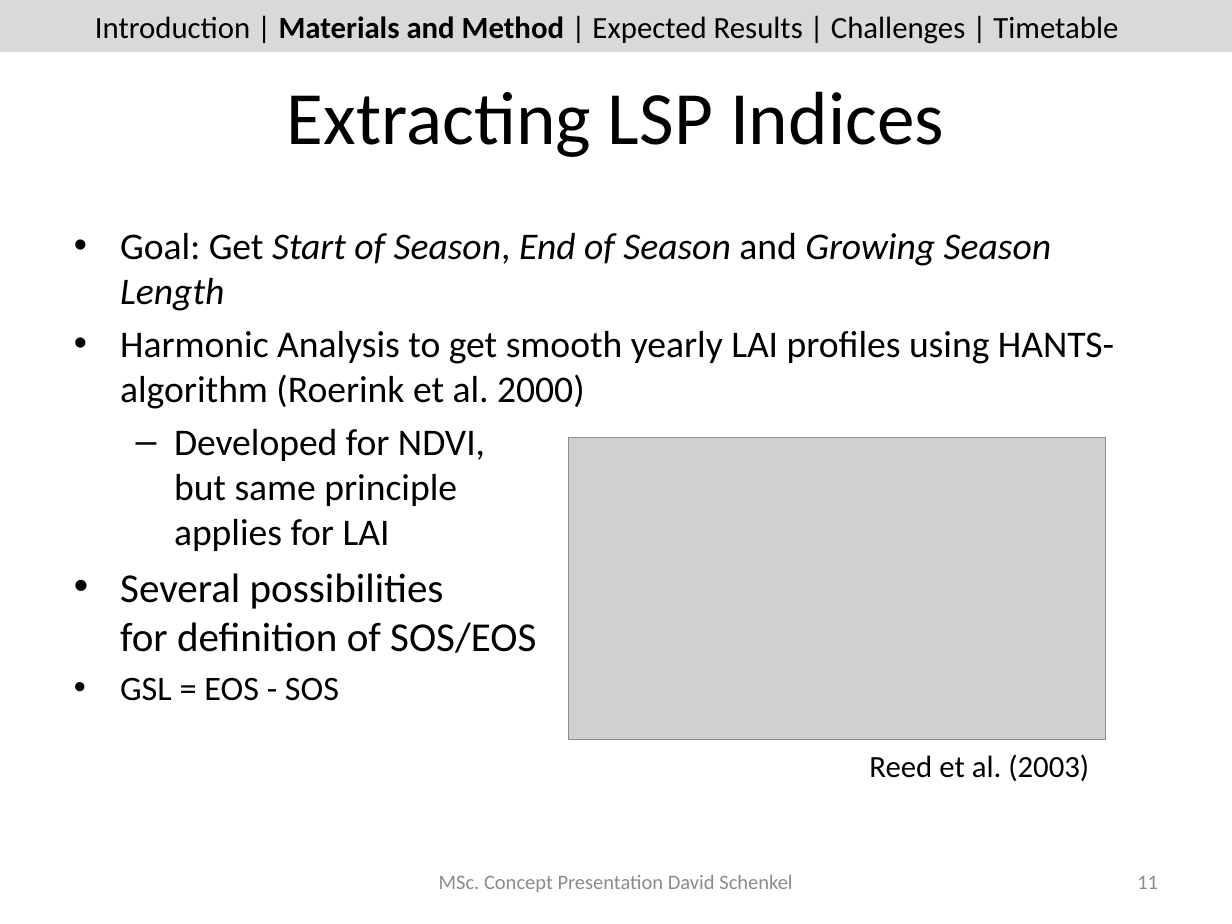
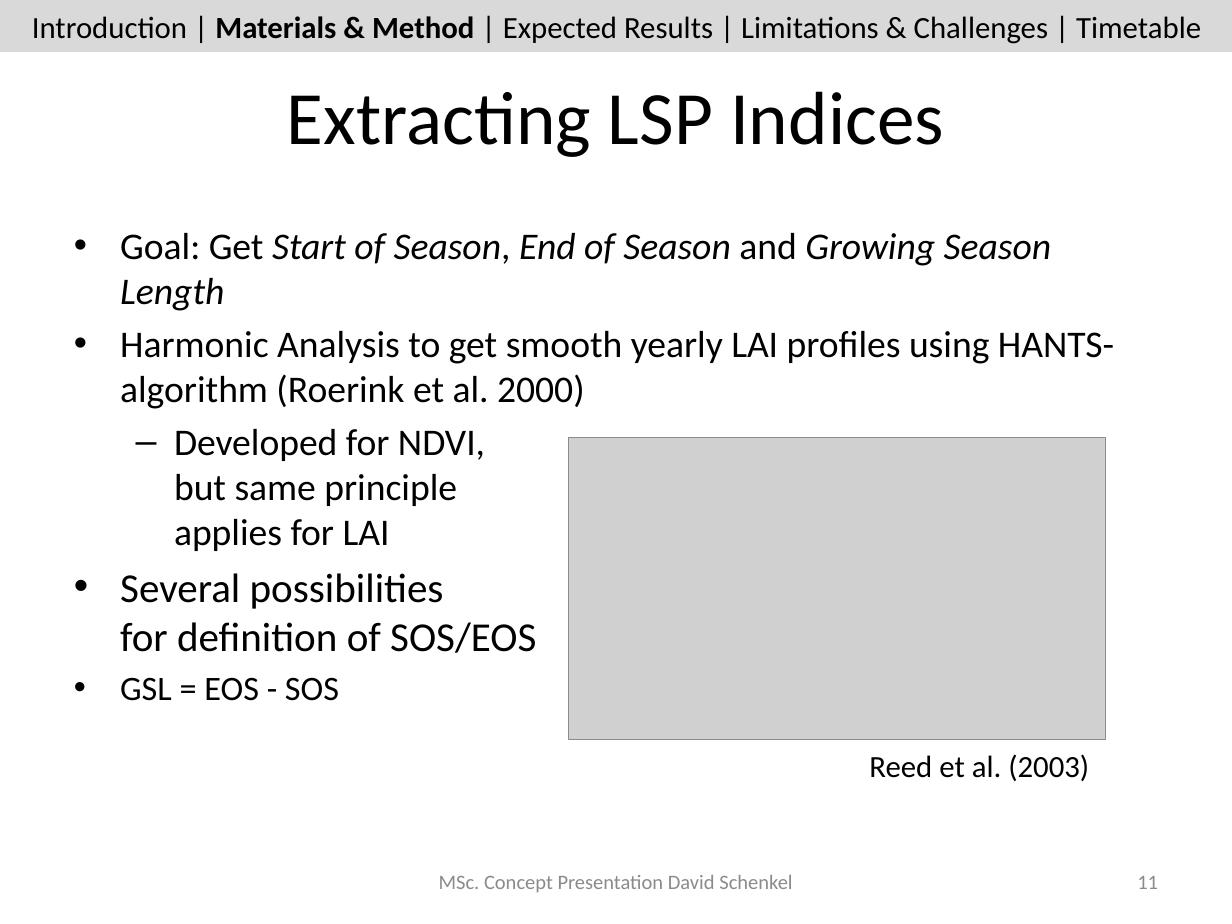
Before and after one commit to dschenkel/geo511, a slide deck: slide 11 of concept_presentation.pptx. Drawn at 1232x924 pixels with LibreOffice and Linux fonts; fonts in the diff are those of the drawing; grey boxes stand for pictures. Boxes give left, top, right and bottom in pixels: in the first picture for what was removed or moved away, otherwise in the second. Text is boxed around its words. In the diff, an @@ line names an element or a change of style, - is before the commit and + after.

```diff
--- a/concept_presentation.pptx
+++ b/concept_presentation.pptx
@@ text at (32, 16, 1201, 44): text changed @@
-Introduction | Materials and Method | Expected Results | Challenges | Timetable
+Introduction | Materials & Method | Expected Results | Limitations & Challenges | Timetable
```
Also in this commit, not shown: 18 other slides changed, 1 slide added, 2 other files.
